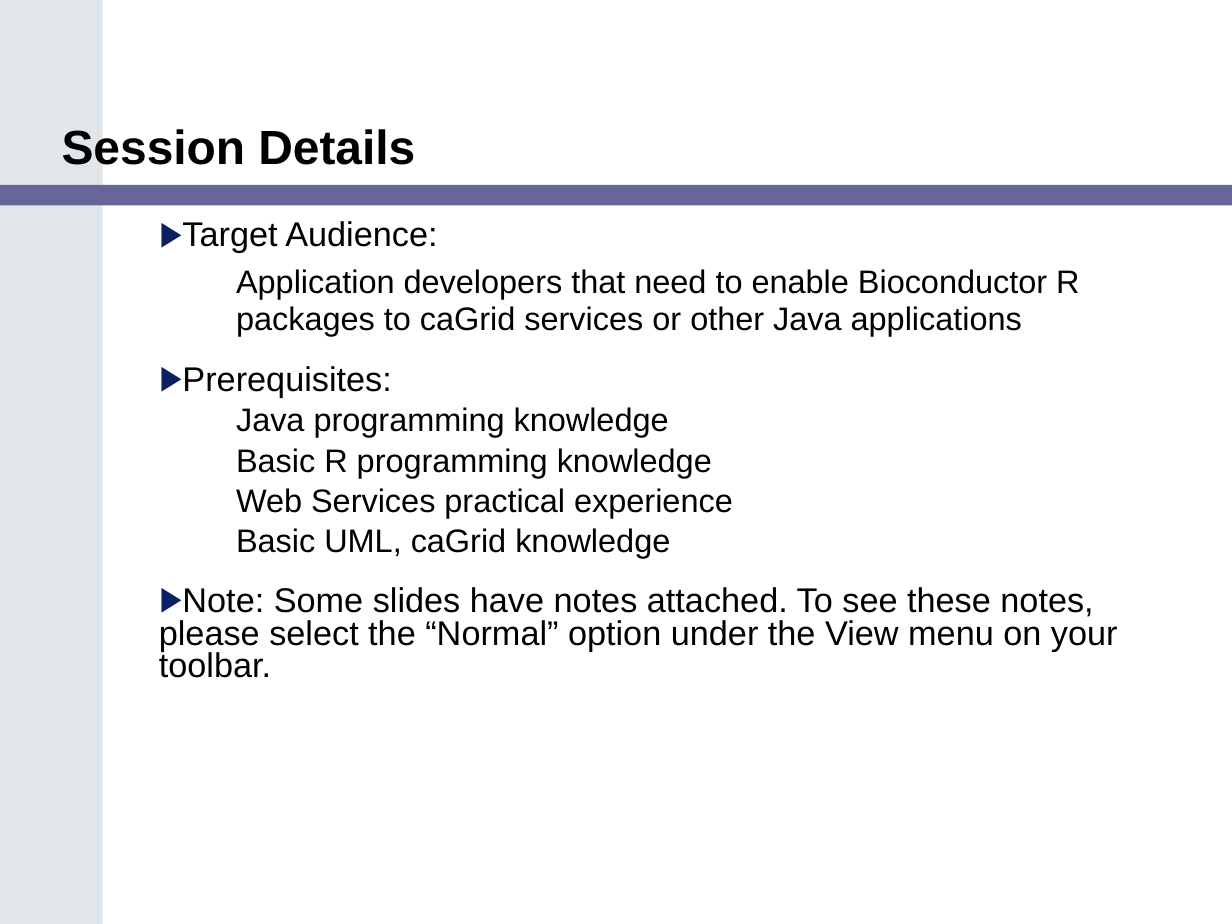
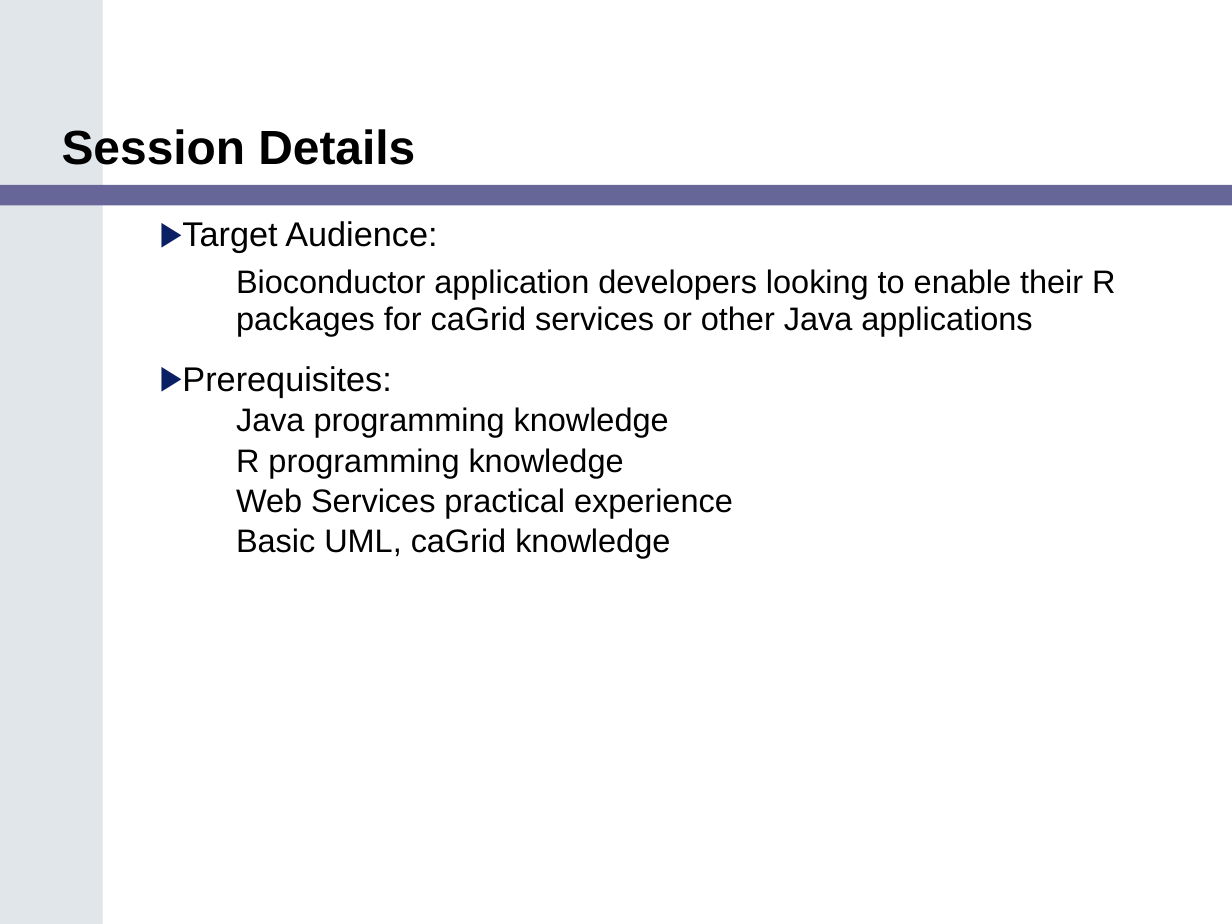
Before and after one commit to NCIP/bioconductor, a slide deck: slide 2 of bioconductor/Adopter_Northwestern/Task 2.11.2_Final Training Modules/caBIG_Bioconductor_Training_Module.ppt. Drawn at 1232x924 pixels with LibreOffice and Linux fonts; fonts in the diff are those of the drawing. Boxes give left, top, right and bottom in pixels: in the first picture for what was removed or moved away, otherwise in the second. Text is boxed around its words. In the diff, an @@ line names an element or a change of style, - is before the commit and + after.

```diff
--- a/bioconductor/Adopter_Northwestern/Task 2.11.2_Final Training Modules/caBIG_Bioconductor_Training_Module.ppt
+++ b/bioconductor/Adopter_Northwestern/Task 2.11.2_Final Training Modules/caBIG_Bioconductor_Training_Module.ppt
@@ text at box(236, 269, 1115, 336): text changed @@
-  Application developers that need to enable Bioconductor R packages to caGrid services or other Java applications
+  Bioconductor application developers looking to enable their R packages for caGrid services or other Java applications
@@ text at box(236, 448, 624, 478): text changed @@
-  Basic R programming knowledge
+  R programming knowledge
@@ text at box(159, 587, 1118, 678): paragraph removed @@
-▶ Note: Some slides have notes attached. To see these notes, please select the “Normal” option under the View menu on your toolbar.
```
Also in this commit, not shown: 13 other slides changed, 13 slides added, 2 slides removed, 1 other file.
